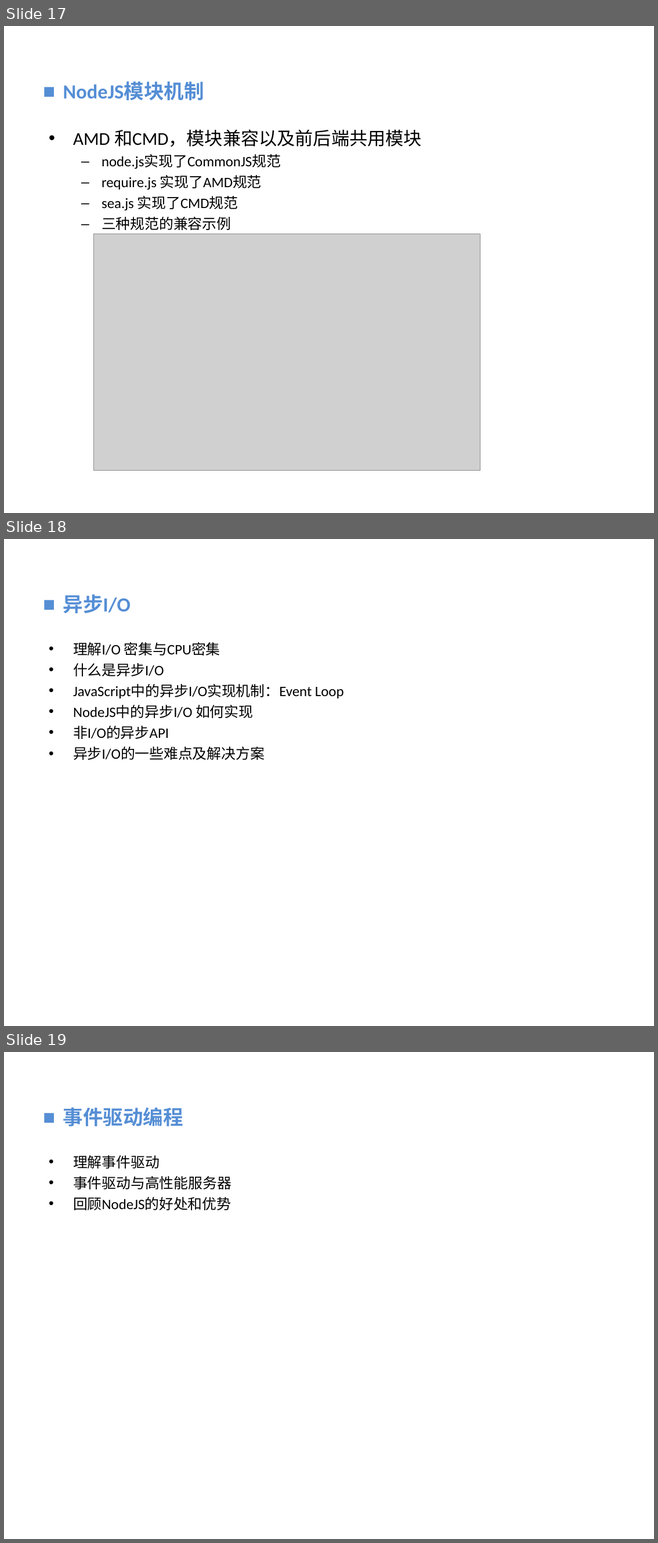
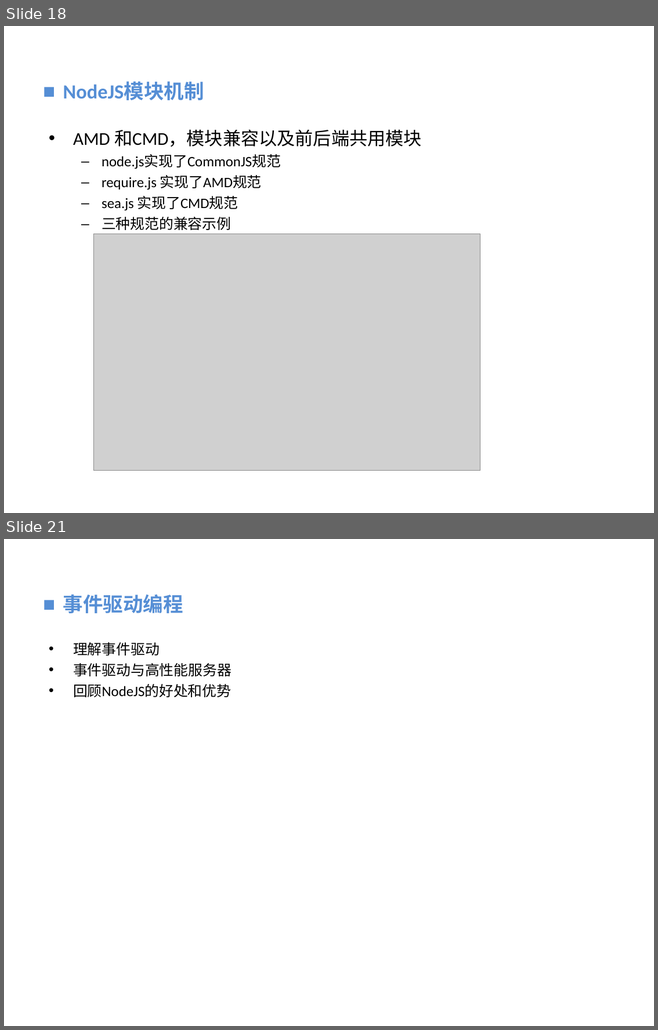
Before and after one commit to vaik/Documents, a slide deck: 我的分享/NodeJS基础概念理解.ppt. Shown one above the other, each under a label of ours: slides 17, 18 and 19 before the commit, slides 18 and 21 after it; the slides between them are not shown. The pictures are 658x1543 and 658x1030 pixels, drawn with LibreOffice and Linux fonts; fonts in the diff are those of the drawing; grey boxes stand for pictures; background and template pictures are left out. Boxes give left, top, right and bottom in pixels: in the first picture for what was removed or moved away, otherwise in the second. Text is boxed around its words. In the diff, an @@ line names an element or a change of style, - is before the commit and + after.

```diff
--- a/我的分享/NodeJS基础概念理解.ppt
+++ b/我的分享/NodeJS基础概念理解.ppt
@@ slide 18 removed at (4,539,654,1026), background picture (left out) @@
@@ text removed at (63,594,130,613) @@
-■ 异步I/O
@@ text removed at (73,642,344,760) @@
-• 理解I/O 密集与CPU密集
-• 什么是异步I/O
-• JavaScript中的异步I/O实现机制：Event Loop
-• NodeJS中的异步I/O 如何实现
-• 非I/O的异步API
-• 异步I/O的一些难点及解决方案
@@ what was slide 17 is now slide 18 @@
@@ what was slide 19 is now slide 21 @@
```
Also in this commit, not shown: 3 slides changed, 3 slides added, 1 other slide removed.
